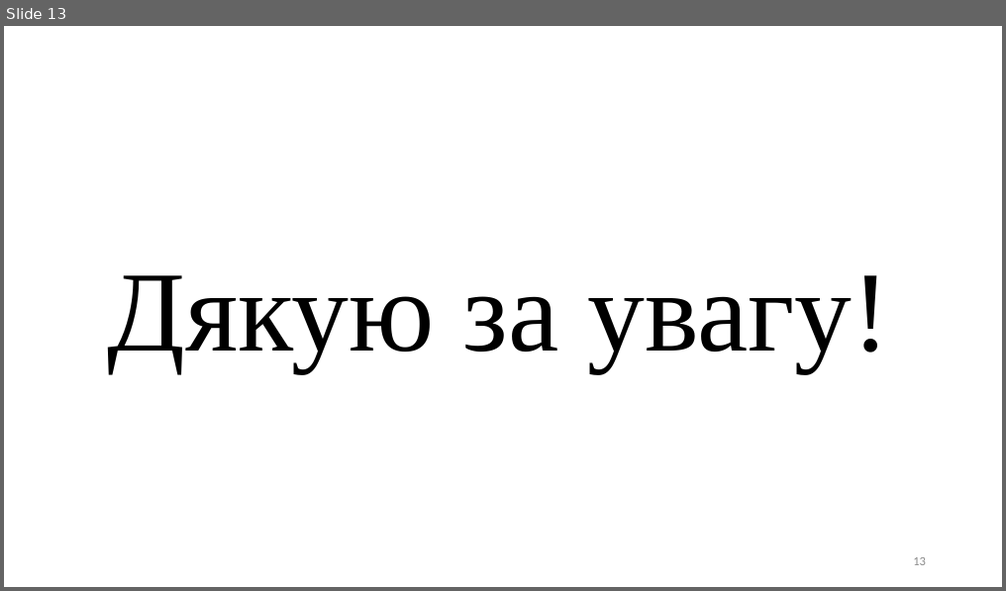
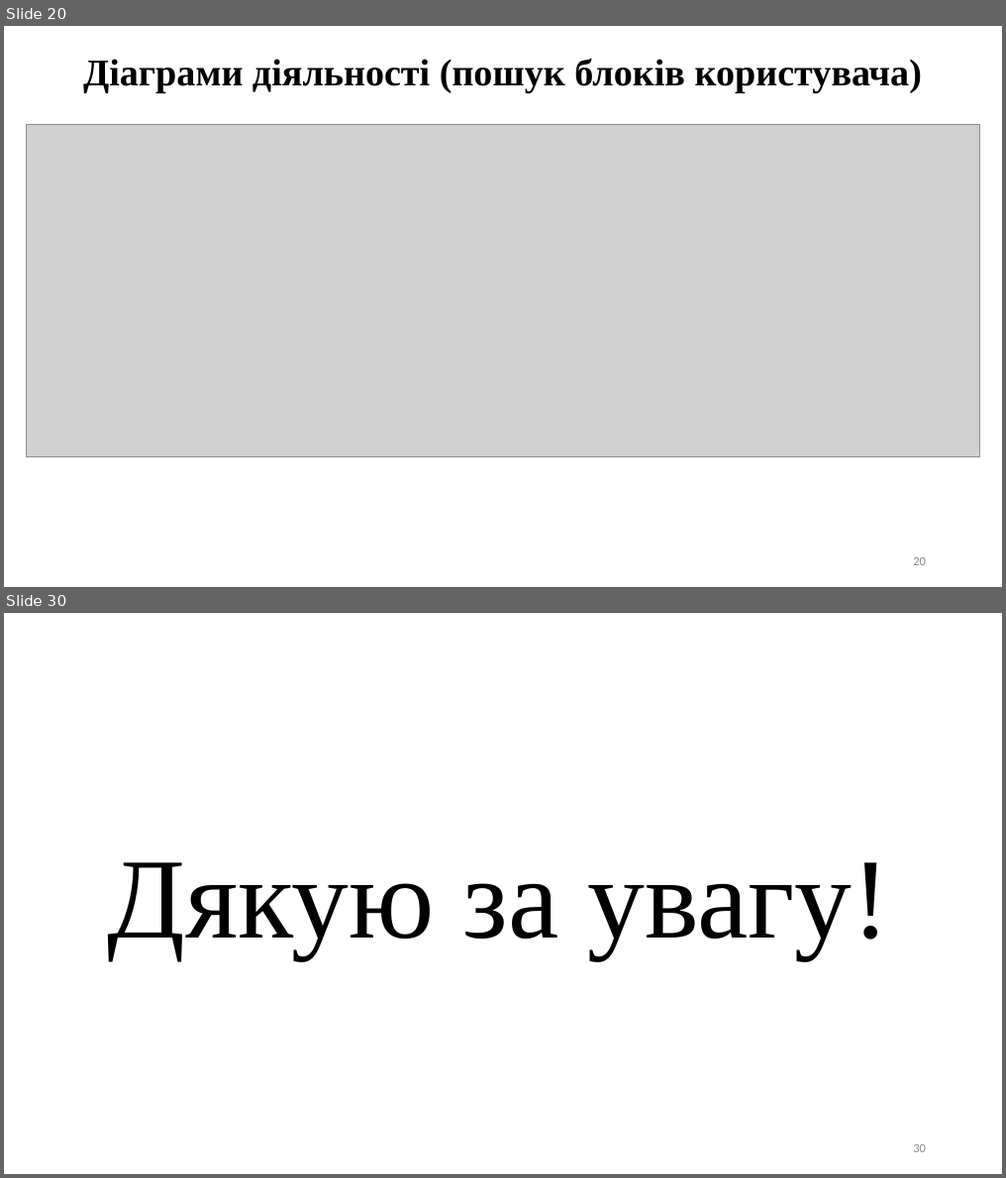
Before and after one commit to Lenartov/source, a slide deck: Диплом/Диплом презентація.pptx. Shown one above the other, each under a label of ours: slide 13 before the commit, slides 20 and 30 after it; the slides between them are not shown. The pictures are 1006x591 and 1006x1178 pixels, drawn with LibreOffice and Linux fonts; fonts in the diff are those of the drawing; grey boxes stand for pictures. Boxes give left, top, right and bottom in pixels: in the first picture for what was removed or moved away, otherwise in the second. Text is boxed around its words. In the diff, an @@ line names an element or a change of style, - is before the commit and + after.

```diff
--- a/Диплом/Диплом презентація.pptx
+++ b/Диплом/Диплом презентація.pptx
@@ slide 20 added at (x1=4, y1=26, x2=1002, y2=587), background #FFFFFF @@
@@ text added at (x1=83, y1=58, x2=922, y2=92), 36.3 pt, text #000000, bold @@
+Діаграми діяльності (пошук блоків користувача)
@@ picture added at (x1=27, y1=125, x2=979, y2=458) @@
@@ page number added at (x1=913, y1=558, x2=926, y2=566), 12 pt, text #8C8C8C @@
+20
@@ what was slide 13 is now slide 30 @@
@@ page number at (x1=913, y1=1145, x2=926, y2=1153): text changed @@
-13
+30
```
Also in this commit, not shown: 2 slides changed, 17 other slides added, 1 slide removed, 2 other files.
